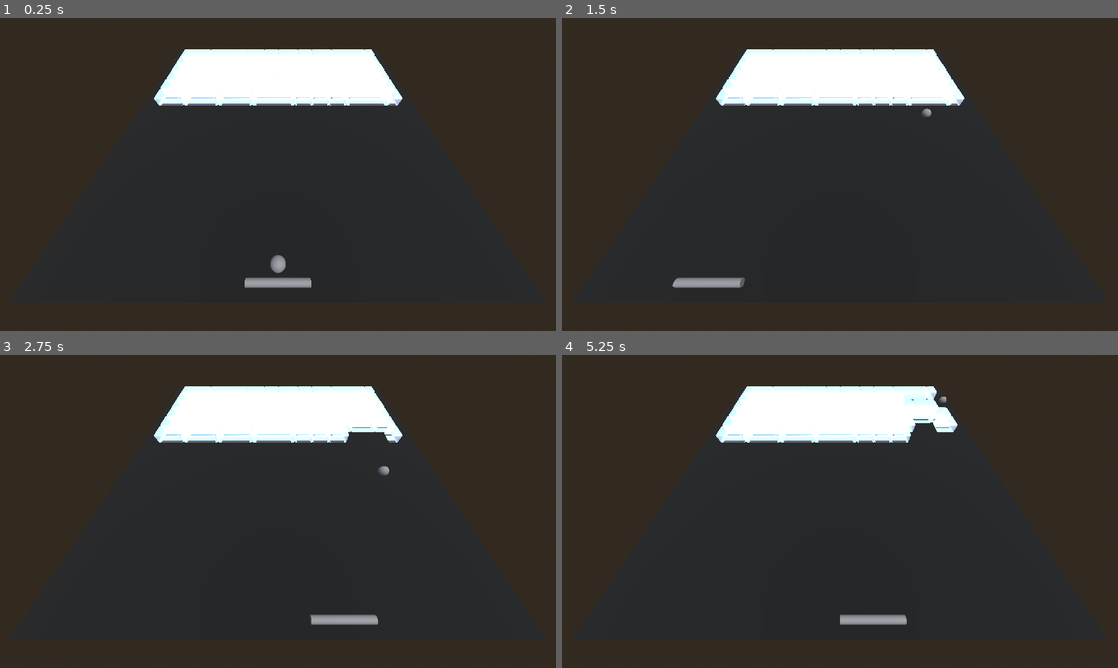
Above: before the commit, frames 1-4 (two rows, left to right).
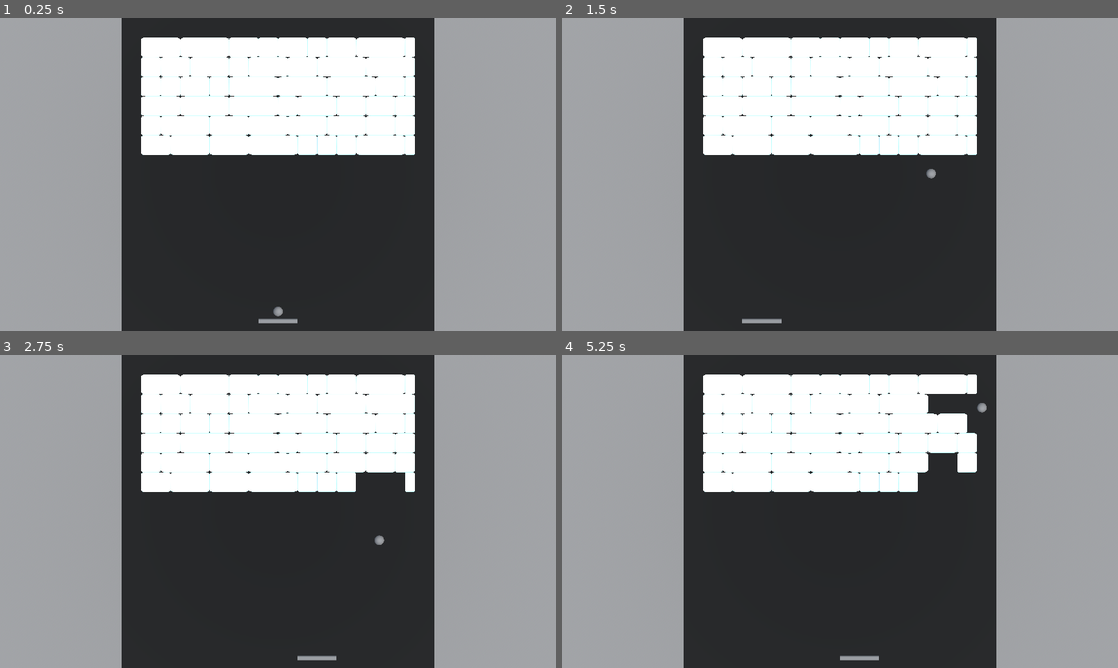
Above: after the commit, the same moments.

Repository: Tom3s/brick-breaker-reborn
Game: Godot game, scene res://test_files/3d_base_scene.tscn
Same seed, same stepped clock (60 frames per second), same inputs: the game is played once before the commit and once after it. The project has no main scene, so this scene is started directly.
Inputs (mouse positions are in pixels of both pictures, inside the frame that each line leads up to):
- Up to frame 1 (0.25 s): no input
- Up to frame 2 (1.5 s): tap Enter at 0.5 s; move the mouse to (962, 158) at 0.52 s; click (962, 158) at 0.6 s; move the mouse to (728, 190) at 1.27 s; click (728, 190) at 1.35 s
- Up to frame 3 (2.75 s): move the mouse to (333, 442) at 2.02 s; click (333, 442) at 2.1 s
- Up to frame 4 (5.25 s): move the mouse to (812, 574) at 2.77 s; click (812, 574) at 2.85 s; move the mouse to (1006, 558) at 3.52 s; click (1006, 558) at 3.6 s; move the mouse to (673, 464) at 4.27 s; click (673, 464) at 4.35 s; move the mouse to (867, 511) at 5.02 s; click (867, 511) at 5.1 s

The runs differ from the first frame. In frame 1, 57% of the frame differs, in the area x 0-100%, y 0-100%; in frame 2, 57%; in frame 3, 57%; in frame 4, 56%.

Commit message:
Added pseudo-2D camera

Diff:
--- a/test_files/3d_base_scene.tscn
+++ b/test_files/3d_base_scene.tscn
@@ -46,7 +46,15 @@
 
 [node name="Camera3D" type="Camera3D" parent="."]
 transform = Transform3D(1, 0, 0, 0, 0.49999997, 0.86602545, 0, -0.86602545, 0.49999997, 0, 380, 450)
+visible = false
 fov = 90.0
+
+[node name="Camera3D2" type="Camera3D" parent="."]
+transform = Transform3D(1, 0, 0, 0, -4.371139e-08, 1, 0, -1, -4.371139e-08, 0, 500, 0)
+projection = 1
+current = true
+fov = 69.3
+size = 1024.0
 
 [node name="Blocks" type="Node3D" parent="."]
 unique_name_in_owner = true
